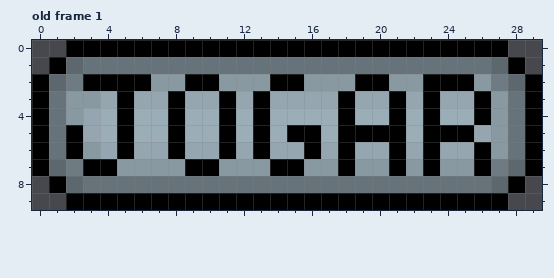
A pixel-art file gets an edit: imgs/menu/buttons.aseprite. Above, as it was before the edit.
30x10 pixels, 3 frames. Colours within 5 levels of each other are drawn and written as one. Shown: old frame 1.
The result:
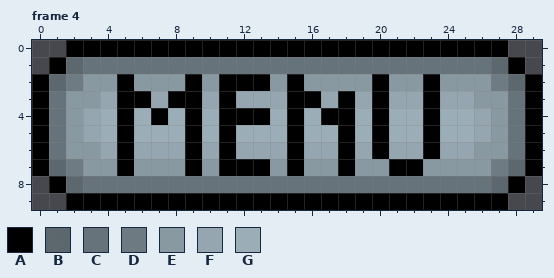
Palette (. is transparent): A #000000  B #606c72e2  C #67737a  D #6f7c83f8  E #8999a2  F #95a6b0  G #9badb7
A new or re-ordered frame is compared with the old frame closest to it.
Edits made:
frames 3 -> 4
--- frame 4 is new; against old frame 1, layer "Layer 2"
@@ x 0..29 @@
  1 .ABCCCCCCCCCCCCCCCCCCCCCCCCBA.
- 2 ABDAAAAEEAAEEEAAEEEAAEEAAAEDBA
- 3 ACEEFAFFAFFAFAFFFFAFFAFAFFAECA
- 4 ACEFGAGGAGGAGAGGGGAGGAGAGGAECA
- 5 ACAFGAGGAGGAGAGAAGAAAAGAAAFECA
- 6 ACAEFAFFAFFAFAFFAFAFFAFAFFAECA
- 7 ABDAAEEEEAAEEEAAEEAEEAEAEEADBA
+ 2 ABDEEAEEEAEAAAEAEEEEAEEAEEEDBA
+ 3 ACEEFAAFAAFAFFFAAFAFAFFAFFEECA
+ 4 ACEFGAGAGAGAAAGAGAAGAGGAGGFECA
+ 5 ACEFGAGGGAGAGGGAGGAGAGGAGGFECA
+ 6 ACEEFAFFFAFAFFFAFFAFAFFAFFEECA
+ 7 ABDEEAEEEAEAAAEAEEAEEAAEEEEDBA
  8 .ABCCCCCCCCCCCCCCCCCCCCCCCCBA.
Boxes around the changes in both pictures, in picture pixels (x1, y1, x2, y2):
changed: (66, 74, 491, 176)
